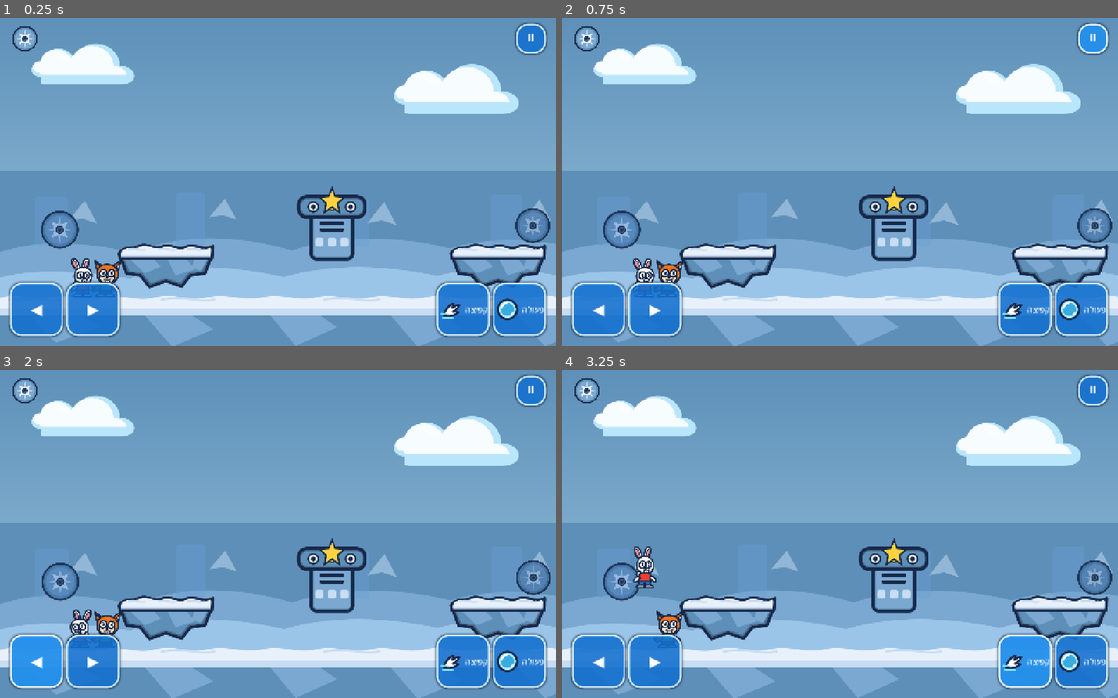
Above: before the commit, frames 1-4 (two rows, left to right).
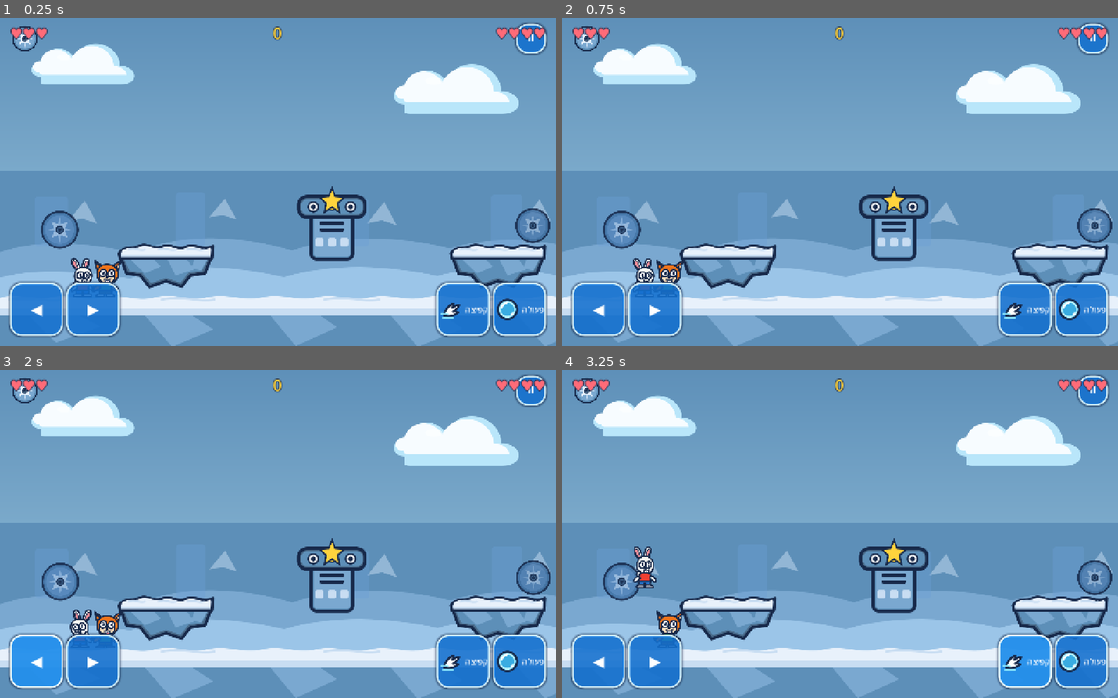
Above: after the commit, the same moments.

Repository: danlil240/animal-heroes
Game: Godot game, scene res://levels/robot_boss.tscn
Two runs of this game, one before a commit and one after it. Both use one fixed random seed, a clock stepped at 60 frames per second and the inputs below. This scene is started directly instead of the project's main scene.
Inputs:
- Up to frame 1 (0.25 s): no input
- Up to frame 2 (0.75 s): click "⏸" at 0.5 s
- Up to frame 3 (2 s): click "◀" at 1.25 s
- Up to frame 4 (3.25 s): click "▶" at 2 s; click "קפיצה" at 2.75 s

The runs differ from the first frame. In frame 1, 0.5% of the frame differs, in the area x 1-99%, y 2-7%; in frame 2, 0.7%, in the area x 1-99%, y 1-11%; in frame 3, 0.5%; in frame 4, 0.5%.

Commit message:
feat: add coop HUD and boss status overlay to robot boss

Diff:
--- a/game/levels/robot_boss.gd
+++ b/game/levels/robot_boss.gd
@@ -8,6 +8,8 @@
 
 var boss: RobotBoss = null
 
+@onready var _boss_overlay = $HUD/BossStatusOverlay
+
 
 func _setup_coop_level() -> void:
 	boss = RobotBoss.new()
@@ -17,6 +19,7 @@
 
 func _step_level(delta: float) -> void:
 	boss.host_step(delta)
+	_boss_overlay.render(boss.phase, boss.cycle_count, RobotBoss.PHASE_TIME_LIMIT - boss.phase_timer)
 
 
 func activate_switch(switch_id: int) -> void:
--- a/game/levels/robot_boss.tscn
+++ b/game/levels/robot_boss.tscn
@@ -10,6 +10,8 @@
 [ext_resource type="PackedScene" path="res://visual/cloud_factory_background.tscn" id="8_background"]
 [ext_resource type="PackedScene" path="res://visual/hero_visual.tscn" id="9_hero_visual"]
 [ext_resource type="PackedScene" path="res://visual/boss_visual.tscn" id="10_boss_visual"]
+[ext_resource type="PackedScene" path="res://ui/gameplay_hud.tscn" id="11_gameplay_hud"]
+[ext_resource type="PackedScene" path="res://ui/boss_status_overlay.tscn" id="12_boss_overlay"]
 
 [sub_resource type="RectangleShape2D" id="GroundShape"]
 size = Vector2(1600, 80)
@@ -109,6 +111,10 @@
 
 [node name="TouchControls" parent="HUD" instance=ExtResource("5_touch")]
 
+[node name="GameplayHud" parent="HUD" instance=ExtResource("11_gameplay_hud")]
+
+[node name="BossStatusOverlay" parent="HUD" instance=ExtResource("12_boss_overlay")]
+
 [node name="PartnerIndicator" type="Control" parent="HUD"]
 layout_mode = 0
 mouse_filter = 2
--- a/game/tests/integration/test_visual_target.gd
+++ b/game/tests/integration/test_visual_target.gd
@@ -49,6 +49,8 @@
 	if not _test_gameplay_hud_presentation():
 		return
 	if not await _test_coop_hud_presence():
+		return
+	if not await _test_boss_overlay_presence():
 		return
 	if not _test_complete_arena_composition():
 		return
@@ -250,6 +252,21 @@
 	return true
 
 
+func _test_boss_overlay_presence() -> bool:
+	var level = load("res://levels/robot_boss.tscn").instantiate()
+	root.add_child(level)
+	await process_frame
+	var overlay = level.get_node_or_null("HUD/BossStatusOverlay")
+	if overlay == null:
+		level.queue_free()
+		return _fail_bool("robot_boss must compose the BossStatusOverlay")
+	if not overlay.has_method("render"):
+		level.queue_free()
+		return _fail_bool("BossStatusOverlay must expose render()")
+	level.queue_free()
+	return true
+
+
 func _test_complete_arena_composition() -> bool:
 	var arena = load("res://levels/test_arena.tscn").instantiate()
 	root.add_child(arena)
Not shown: 1 places in game/levels/robot_boss.tscn that only renumber resources
